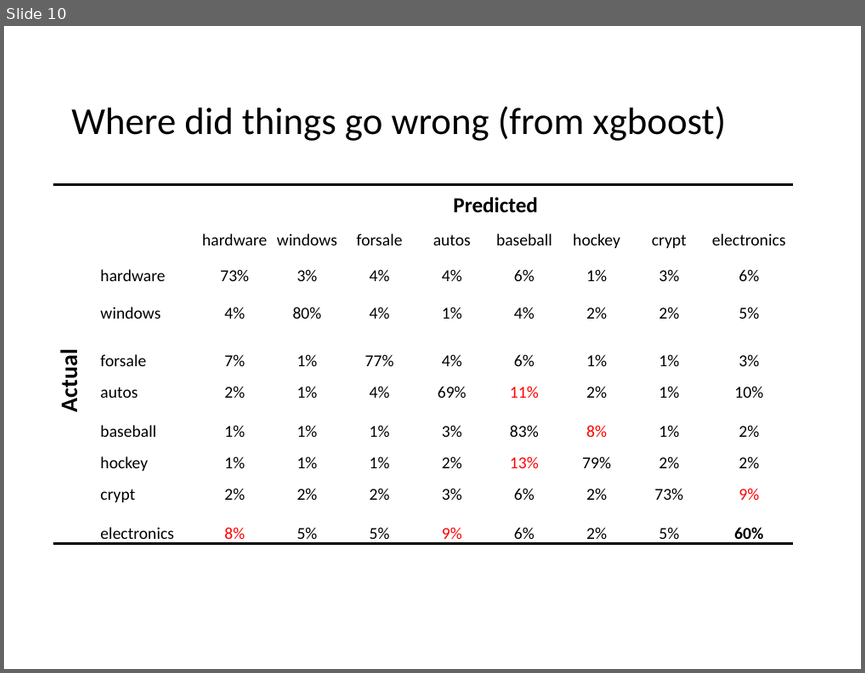
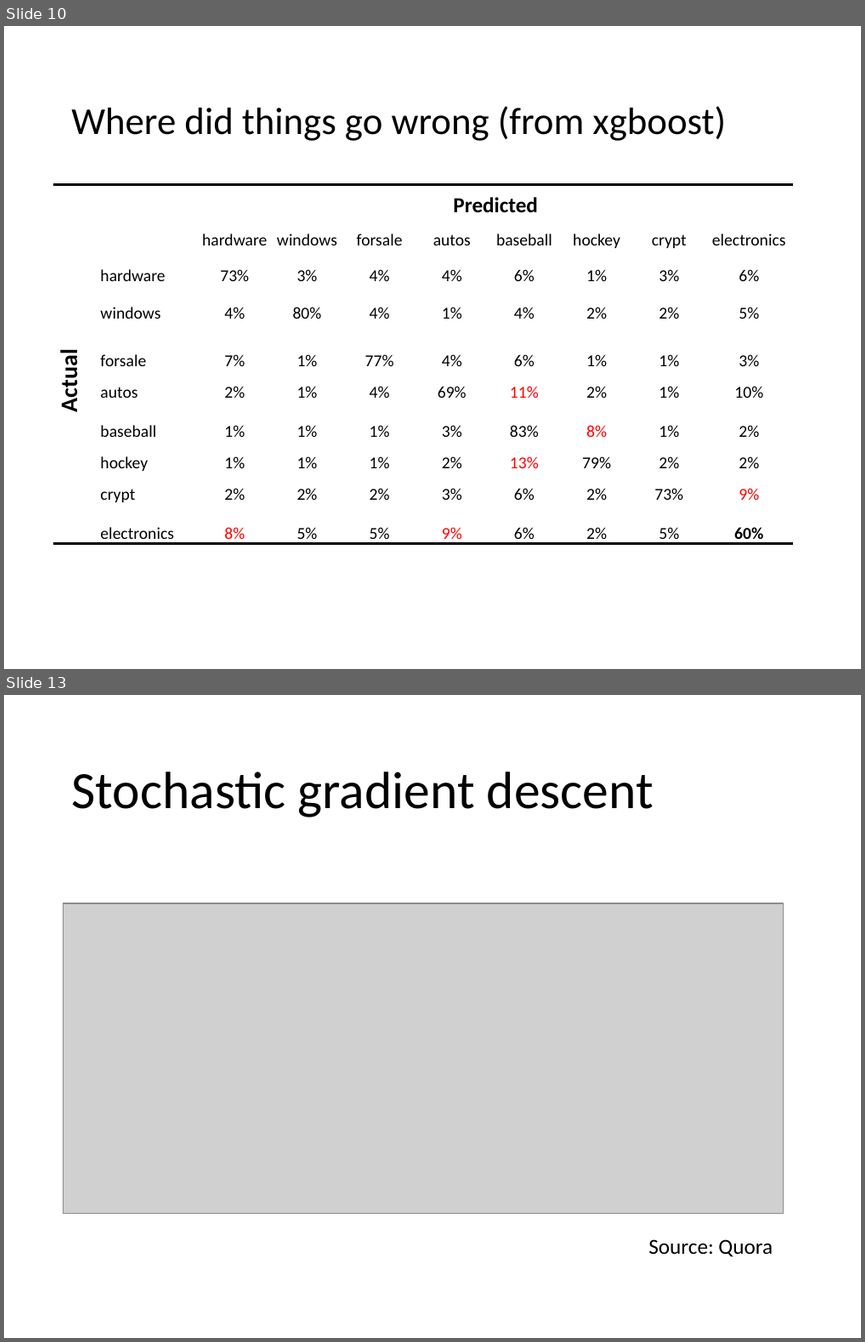
Before and after one commit to MartinOdendaal/Thinkful_Capstone_Supervised, a slide deck: Capstone 2.pptx. Shown one above the other, each under a label of ours: slide 10 before the commit, slides 10 and 13 after it; the slides between them are not shown. The pictures are 865x673 and 865x1342 pixels, drawn with LibreOffice and Linux fonts; fonts in the diff are those of the drawing; grey boxes stand for pictures. Boxes give left, top, right and bottom in pixels: in the first picture for what was removed or moved away, otherwise in the second. Text is boxed around its words. In the diff, an @@ line names an element or a change of style, - is before the commit and + after.

```diff
--- a/Capstone 2.pptx
+++ b/Capstone 2.pptx
@@ slide 13 added at [4,695,861,1338], background #FFFFFF @@
@@ title added at [71,771,653,817], 44 pt, text #000000 @@
+Stochastic gradient descent
@@ picture added at [64,903,783,1213] @@
@@ text added at [648,1239,772,1257], 18 pt, text #000000 @@
+Source: Quora
```
Also in this commit, not shown: 10 slides changed, 1 other slide added.
